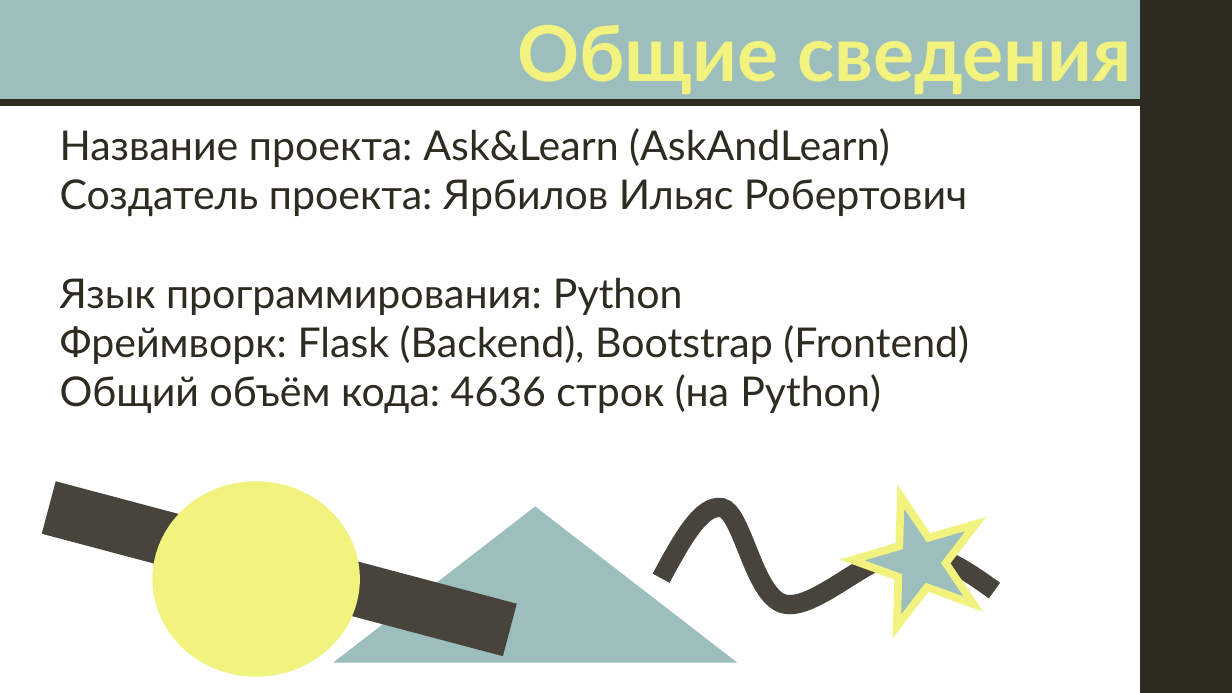
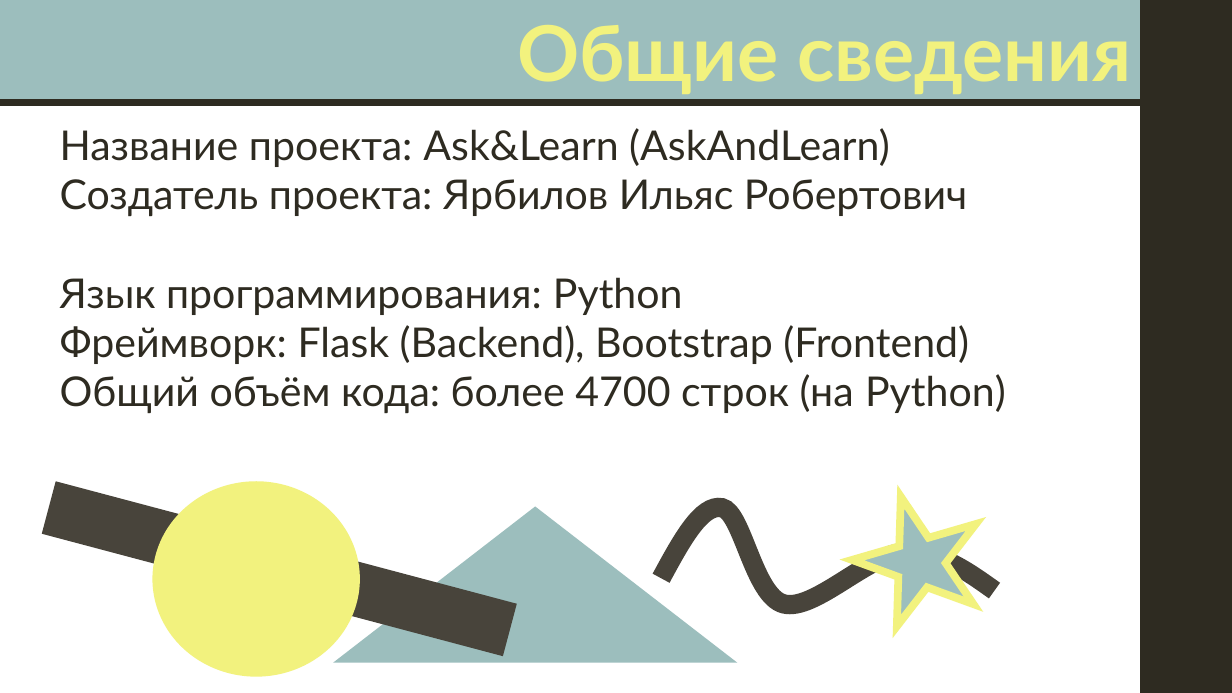
Before and after one commit to Yarbick/AskAndLearn, a slide deck: slide 3 of Описание и защита проекта/Защита проекта по Flask. AskAndLearn. Ярбилов Ильяс Робертович Яндекс Лицей ДГУ 2 год.pptx. Drawn at 1232x693 pixels with LibreOffice and Linux fonts; fonts in the diff are those of the drawing. Boxes give left, top, right and bottom in pixels: in the first picture for what was removed or moved away, otherwise in the second. Text is boxed around its words. In the diff, an @@ line names an element or a change of style, - is before the commit and + after.

```diff
--- a/Описание и защита проекта/Защита проекта по Flask. AskAndLearn. Ярбилов Ильяс Робертович Яндекс Лицей ДГУ 2 год.pptx
+++ b/Описание и защита проекта/Защита проекта по Flask. AskAndLearn. Ярбилов Ильяс Робертович Яндекс Лицей ДГУ 2 год.pptx
@@ text at [60, 374, 1006, 413]: text changed @@
-Общий объём кода: 4636 строк (на Python)
+Общий объём кода: более 4700 строк (на Python)
```
Also in this commit, not shown: 18 other files.
